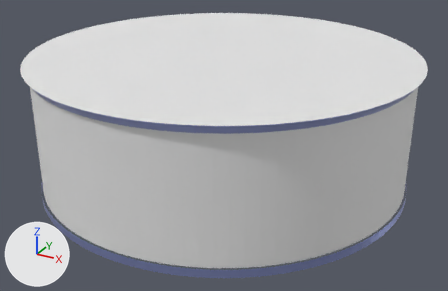
The glTF model site/pedestals/21004/pedestal.glb: old version first, new version second.
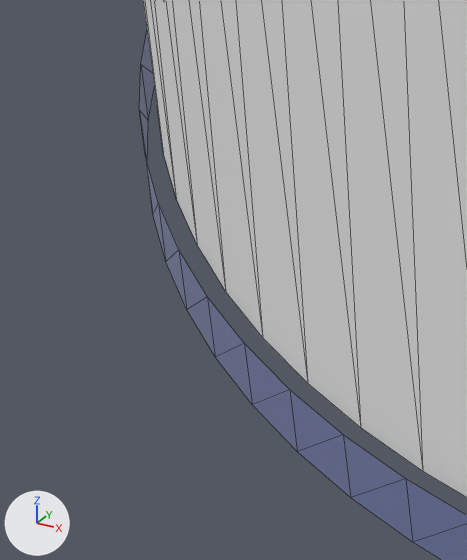
The first picture shows the older version from a camera (50 mm lens) standing at (2.73, -4.97, 2.79) and looking at (0.06, -0.1, 0.36). The close-ups show the older and then the newer version on the part from 5% to 18% of the width and 61% to 84% of the height of that picture. Only the edits that show in the close-ups are written down. The lights are fixed; the arrows at lower left show +X, +Y and +Z. The close-ups show mesh edges as thin lines.

The first close-up shows 'GoldFootTrim', 'StandAtlasSide'.
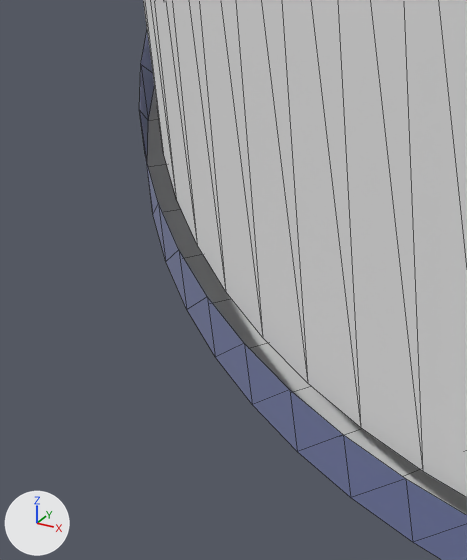
Where the change shows, as pixel boxes [x1, y1, x2, y2] in the close-ups (467 x 560 px):
'StandSolidBottom', added
    after: [147, 86, 467, 515]

The change, as a diff of the scene's bpy script:
```diff
--- a/site/pedestals/21004/pedestal.glb.py
+++ b/site/pedestals/21004/pedestal.glb.py
@@ me_standsolidbottom @@
+me_standsolidbottom.from_pydata(...)  # 97 vertices, 96 faces; spans x -1.78..1.78, y -1.78..1.78, z 0.0
+me_standsolidbottom.materials.append(mat_common_512x512_stage_atlas_layout_v1_costume_21004_authentic_atlas)  # its picture is missing
@@ ob_standsolidbottom @@
+ob_standsolidbottom = bpy.data.objects.new('StandSolidBottom', me_standsolidbottom)
+ob_standsolidbottom.location = (0.0, 0.0, 0.0)
```
